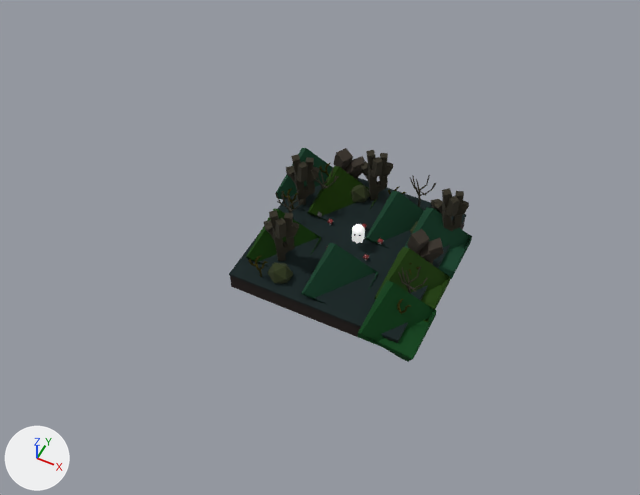
Renders of the Blender file Visual Project FIles/smfm room 9 cutscene 2.blend from each side of a commit.
Rendered twice from a 50 mm lens placed at (9.4, -21.5, 27.2), pointed at (-1.4, 0.1, 0.3). The lights are fixed; the arrows at lower left show +X, +Y and +Z.
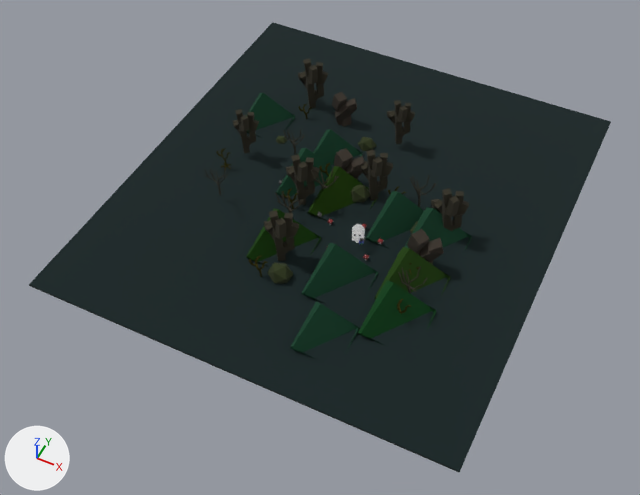
Changed parts and their boxes [x1, y1, x2, y2] in the pictures (640 x 495 px):
'Grass', moved, rescaled: before [229, 178, 466, 342]; after [29, 22, 611, 472]
'Cube.040', added: after [290, 302, 359, 358]
'Cube.033', added: after [246, 93, 295, 138]
'Cube.032', added: after [298, 58, 328, 108]
'Cube.035', added: after [313, 129, 363, 166]
'Cube.031', added: after [387, 100, 415, 144]
'Cube.026', added: after [233, 109, 259, 154]
'Cube.044', added: after [335, 98, 357, 125]
'Cube.043', added: after [332, 92, 351, 127]
'Bush.003', added: after [358, 137, 377, 151]
'Trunk.011', added: after [204, 167, 228, 196]
'Trunk.010', added: after [283, 130, 305, 154]
'Trunk.015', added: after [216, 148, 231, 171]
'Bush.004', added: after [275, 135, 287, 144]
'Trunk.017', added: after [298, 104, 312, 119]
'Dirt', unchanged, covered by the edit: before [230, 219, 465, 343]

The change, as a diff of the scene's bpy script:
```diff
--- a/Visual Project FIles/smfm room 9 cutscene 2.blend.py
+++ b/Visual Project FIles/smfm room 9 cutscene 2.blend.py
@@ ob_grass @@
 ob_grass = bpy.data.objects.new('Grass', me_cube_001)
-ob_grass.location = (0.0, 0.0, 1.25)
-ob_grass.scale = (-3.5, -3.5, -0.0474)
+ob_grass.location = (-1.35, 2.26, 1.25)
+ob_grass.scale = (-8.62, -9.58, -0.0474)
@@ ob_bush_004 @@
+ob_bush_004 = bpy.data.objects.new('Bush.004', me_icosphere_020.copy())  # the mesh of ob_bush_002
+ob_bush_004.location = (-5.31, 4.11, 1.3)
+ob_bush_004.rotation_euler = (0.0, 0.489, 0.454)  # degrees (0, 28, 26)
+ob_bush_004.scale = (0.276, 0.244, 0.243)
@@ ob_bush_003 @@
+ob_bush_003 = bpy.data.objects.new('Bush.003', me_icosphere_020.copy())  # the mesh of ob_bush_002
+ob_bush_003.location = (-1.81, 5.46, 1.37)
+ob_bush_003.rotation_euler = (0.0, 0.489, 0.454)  # degrees (0, 28, 26)
+ob_bush_003.scale = (0.434, 0.385, 0.383)
@@ ob_cube_044 @@
+ob_cube_044 = bpy.data.objects.new('Cube.044', me_cube_023.copy())  # the mesh of ob_cube_023; modifiers SKIN
+ob_cube_044.parent = ob_low_poly_chili_leaf_tree_002
+ob_cube_044.location = (3.931, -6.871, 0.0555)
+ob_cube_044.scale = (0.847, 0.847, 0.847)
@@ ob_cube_043 @@
+ob_cube_043 = bpy.data.objects.new('Cube.043', me_cube_022.copy())  # the mesh of ob_cube_022; modifiers SKIN
+ob_cube_043.parent = ob_low_poly_chili_leaf_tree_002
+ob_cube_043.location = (3.931, -6.871, 0.0555)
+ob_cube_043.scale = (0.847, 0.847, 0.847)
@@ ob_trunk_017 @@
+ob_trunk_017 = bpy.data.objects.new('Trunk.017', me_circle_001.copy())  # the mesh of ob_trunk_006
+ob_trunk_017.parent = ob_low_poly_bonsai_tree
+ob_trunk_017.location = (3.875, -2.06, 0.336)
+ob_trunk_017.rotation_euler = (0.0, 0.0, 0.878)  # degrees (0, 0, 50)
+ob_trunk_017.scale = (0.0143, 0.0143, 0.0143)
@@ ob_trunk_015 @@
+ob_trunk_015 = bpy.data.objects.new('Trunk.015', me_circle_001.copy())  # the mesh of ob_trunk_006
+ob_trunk_015.parent = ob_low_poly_bonsai_tree_001
+ob_trunk_015.location = (2.274, -0.516, 0.514)
+ob_trunk_015.rotation_euler = (0.0, 0.0, 0.878)  # degrees (0, 0, 50)
+ob_trunk_015.scale = (0.0143, 0.0143, 0.0143)
@@ ob_cube_040 @@
+ob_cube_040 = bpy.data.objects.new('Cube.040', me_cube_018.copy())  # the mesh of ob_cube_017; modifiers SKIN
+ob_cube_040.location = (1.13, -4.6, 1.18)
+ob_cube_040.rotation_euler = (0.0, 0.0, 1.571)  # degrees (0, 0, 90)
+ob_cube_040.scale = (3.67, 3.67, 3.67)
@@ ob_cube_035 @@
+ob_cube_035 = bpy.data.objects.new('Cube.035', me_cube_018.copy())  # the mesh of ob_cube_017; modifiers SKIN
+ob_cube_035.location = (-2.66, 3.92, 1.18)
+ob_cube_035.rotation_euler = (0.0, 0.0, 1.571)  # degrees (0, 0, 90)
+ob_cube_035.scale = (3.67, 3.67, 3.67)
@@ ob_cube_033 @@
+ob_cube_033 = bpy.data.objects.new('Cube.033', me_cube_018.copy())  # the mesh of ob_cube_017; modifiers SKIN
+ob_cube_033.location = (-6.41, 4.81, 1.18)
+ob_cube_033.rotation_euler = (0.0, 0.0, 1.571)  # degrees (0, 0, 90)
+ob_cube_033.scale = (3.67, 3.67, 3.67)
@@ ob_cube_032 @@
+ob_cube_032 = bpy.data.objects.new('Cube.032', me_cube_017.copy())  # the mesh of ob_cube_001; modifiers SKIN
+ob_cube_032.parent = ob_low_poly_chili_leaf_tree
+ob_cube_032.location = (5.479, -14.62, 0.0836)
+ob_cube_032.rotation_euler = (0.0, 0.0, 0.646)  # degrees (0, 0, 37)
@@ ob_cube_031 @@
+ob_cube_031 = bpy.data.objects.new('Cube.031', me_cube_017.copy())  # the mesh of ob_cube_001; modifiers SKIN
+ob_cube_031.parent = ob_low_poly_chili_leaf_tree
+ob_cube_031.location = (-2.345, -13.21, 0.704)
+ob_cube_031.rotation_euler = (0.0, 0.0, 0.646)  # degrees (0, 0, 37)
+ob_cube_031.scale = (0.847, 0.847, 0.847)
@@ ob_cube_026 @@
+ob_cube_026 = bpy.data.objects.new('Cube.026', me_cube_017.copy())  # the mesh of ob_cube_001; modifiers SKIN
+ob_cube_026.parent = ob_low_poly_chili_leaf_tree
+ob_cube_026.location = (7.132, -7.322, 0.704)
+ob_cube_026.rotation_euler = (0.0, 0.0, 0.646)  # degrees (0, 0, 37)
+ob_cube_026.scale = (0.847, 0.847, 0.847)
@@ ob_trunk_011 @@
+ob_trunk_011 = bpy.data.objects.new('Trunk.011', me_trunk_001.copy())  # the mesh of ob_trunk_005
+ob_trunk_011.parent = ob_tree_base
+ob_trunk_011.location = (21.3, 8.08, 1.32)
+ob_trunk_011.scale = (0.847, 0.847, 0.847)
@@ ob_trunk_010 @@
+ob_trunk_010 = bpy.data.objects.new('Trunk.010', me_trunk_001.copy())  # the mesh of ob_trunk_005
+ob_trunk_010.parent = ob_tree_base
+ob_trunk_010.location = (15.17, -8.661, -0.604)
+ob_trunk_010.scale = (0.847, 0.847, 0.847)
```
